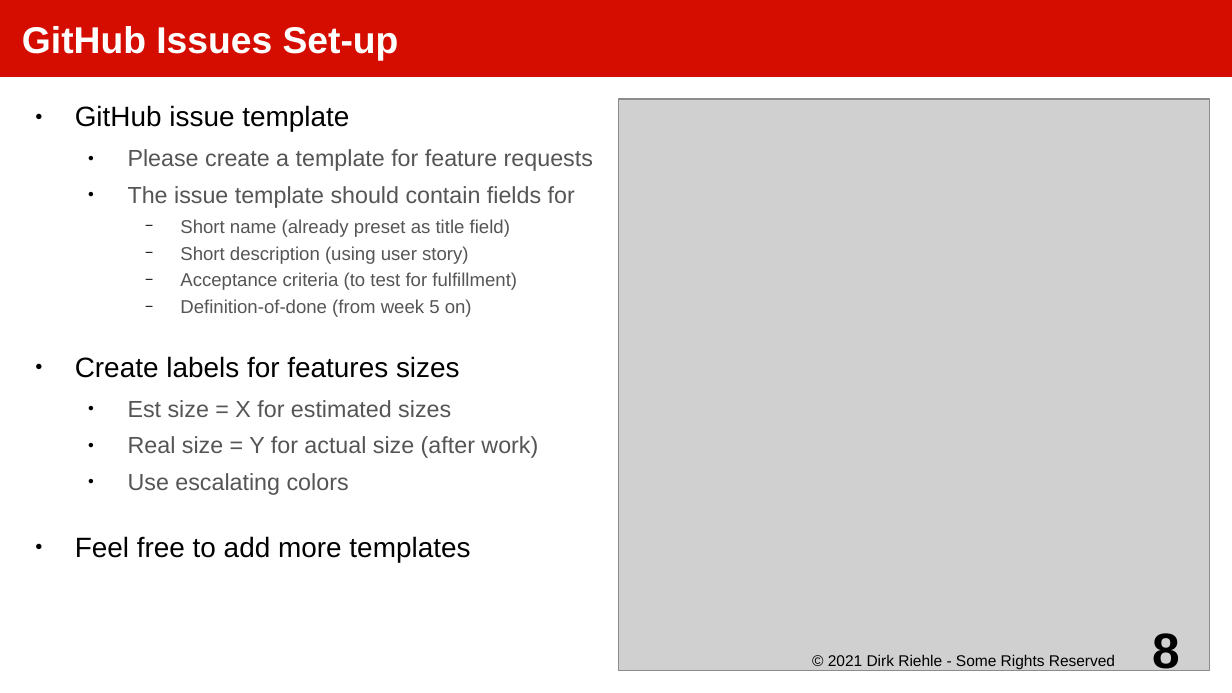
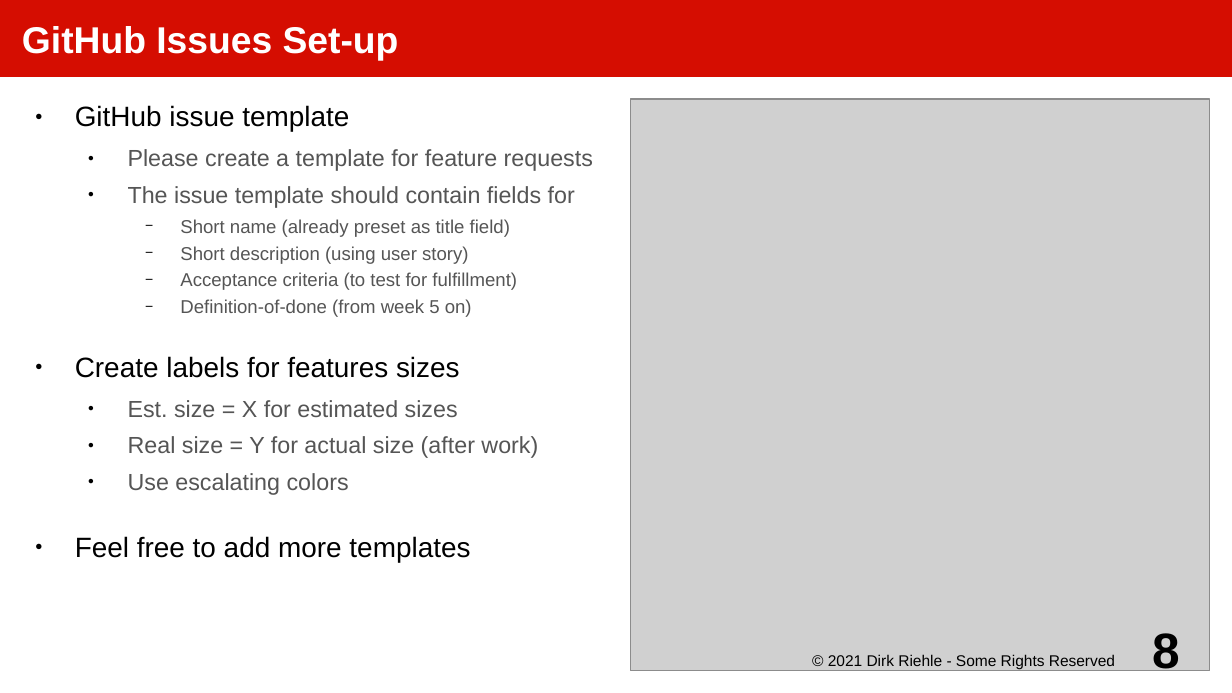
Before and after one commit to dirkriehle/amos-course, a slide deck: slide 8 of Lecture slides/AMOS B02 - Tools and Artifacts.odp. Drawn at 1232x693 pixels with LibreOffice and Linux fonts; fonts in the diff are those of the drawing; grey boxes stand for pictures. Boxes give left, top, right and bottom in pixels: in the first picture for what was removed or moved away, otherwise in the second. Text is boxed around its words. In the diff, an @@ line names an element or a change of style, - is before the commit and + after.

```diff
--- a/Lecture slides/AMOS B02 - Tools and Artifacts.odp
+++ b/Lecture slides/AMOS B02 - Tools and Artifacts.odp
@@ picture: place and size @@
-picture at bbox=[618, 99, 1211, 672]
+picture at bbox=[631, 99, 1211, 672]
@@ text at bbox=[128, 400, 458, 417]: text changed @@
-  ● Est size = X for estimated sizes
+  ● Est. size = X for estimated sizes
```
Also in this commit, not shown: 5 other slides changed, 3 other files.
